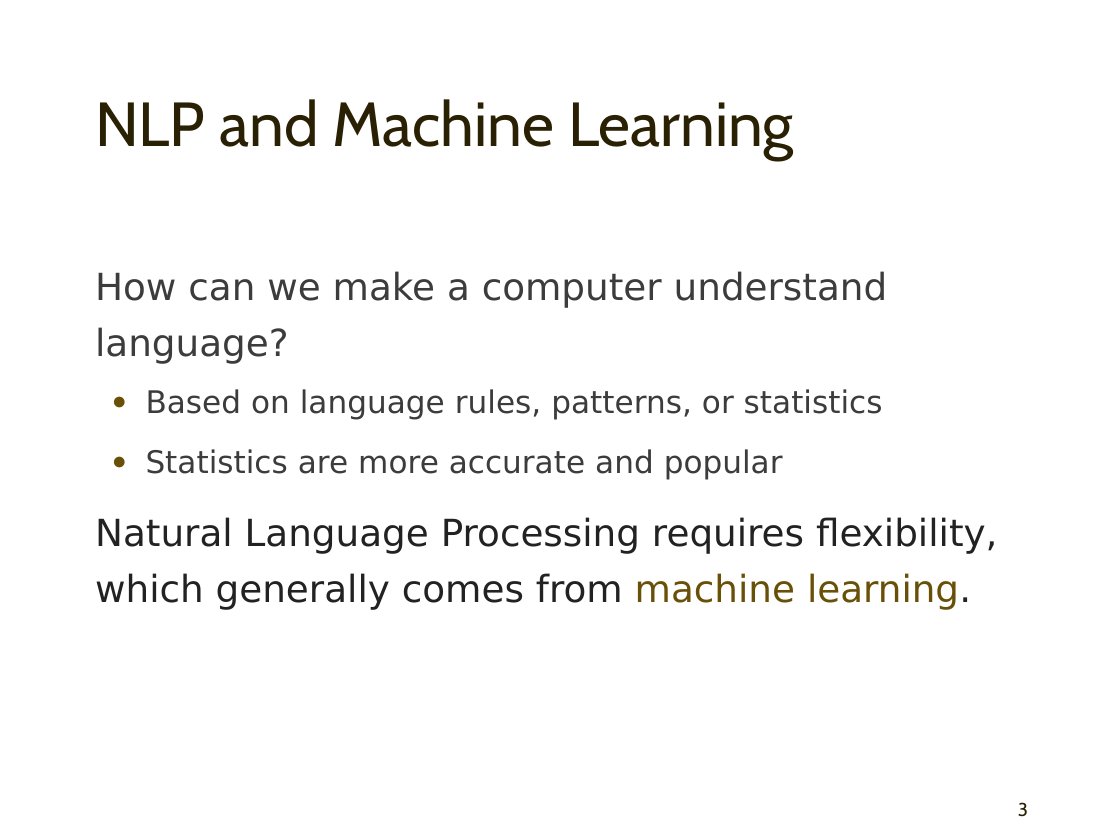
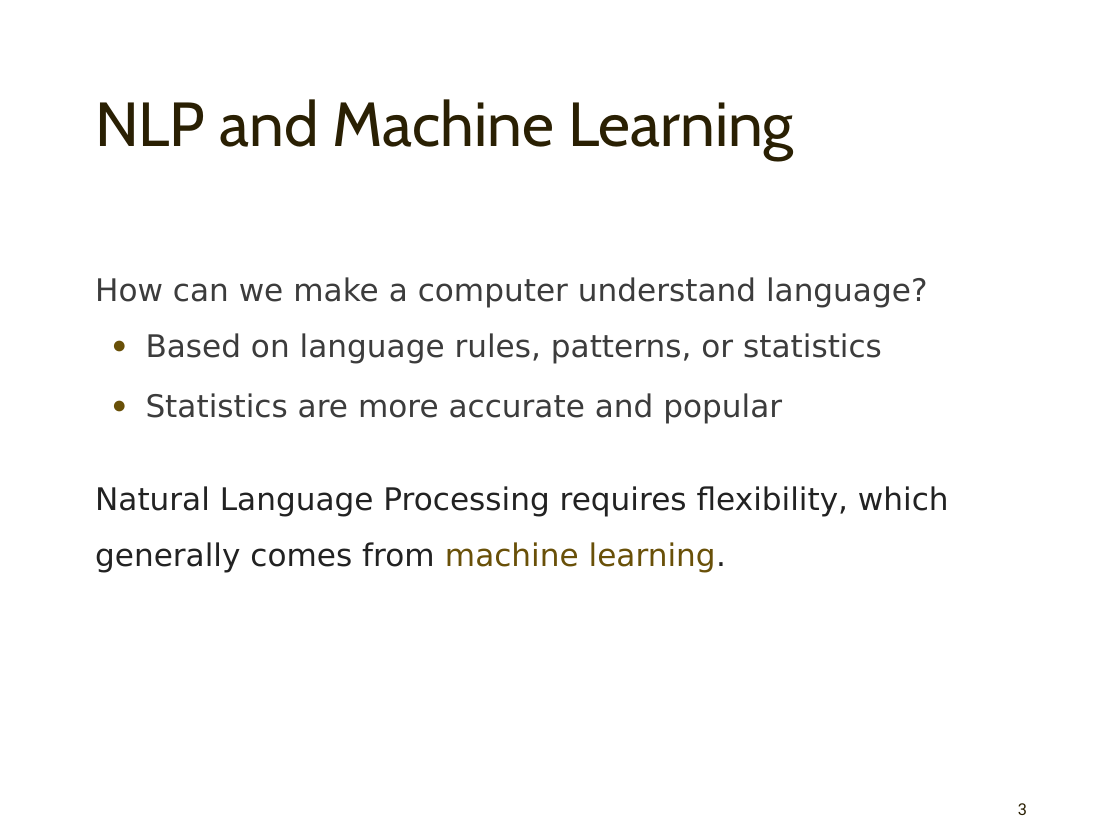
Before and after one commit to mahozad/presentations, a slide deck: slide 3 of nltk.pptx. Drawn at 1120x840 pixels with LibreOffice and Linux fonts; fonts in the diff are those of the drawing. Boxes give left, top, right and bottom in pixels: in the first picture for what was removed or moved away, otherwise in the second. Text is boxed around its words. In the diff, an @@ line names an element or a change of style, - is before the commit and + after.

```diff
--- a/nltk.pptx
+++ b/nltk.pptx
@@ text at (95,277,949,573): size 24 to 20 pt in "How can we make a computer understand ...", "Natural Language Processing requires flexibility, which gene ..."; more space between paragraphs @@
@@ page number at (1018,803,1027,815): size 12 to 10.5 pt, font Cabin to Roboto @@
```
Also in this commit, not shown: 13 other slides changed, 2 slides added, 1 slide removed.
